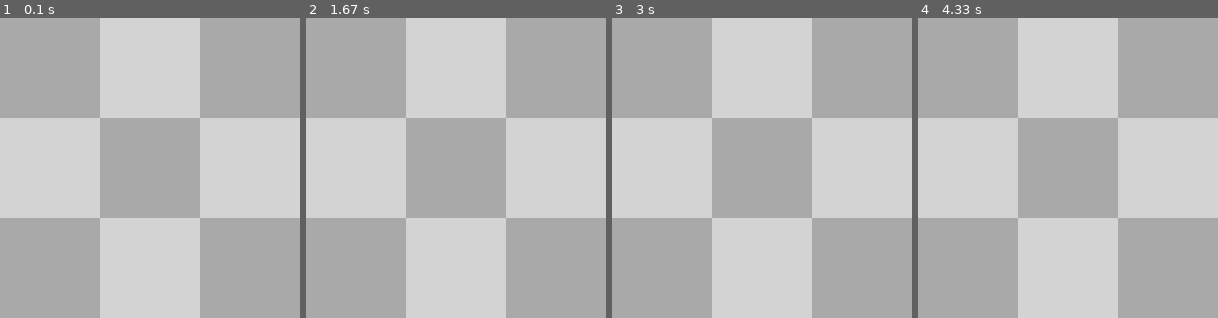
Above: before the commit, frames 1-4 (left to right).
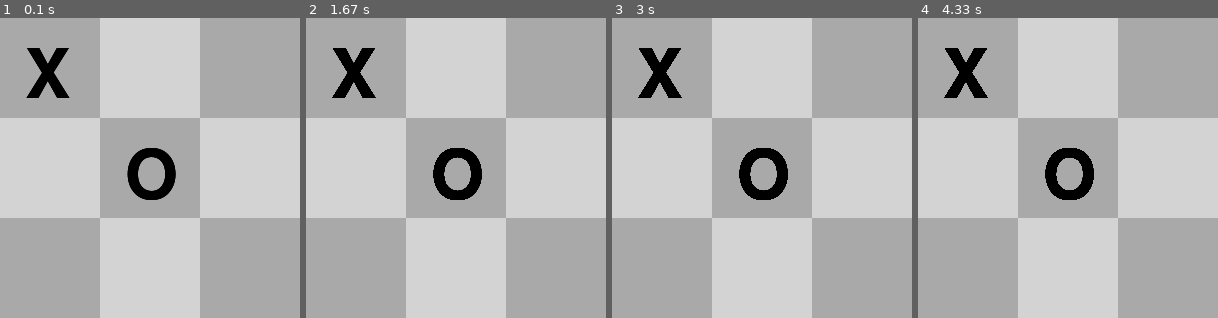
Above: after the commit, the same moments.

Repository: Random-Gibberish/tictactoe
Game: pygame game, started from tictactoe.py
The game is run twice, just before and just after one commit, with the same random seed, the same clock (stepped at 60 frames per second) and the same inputs.
Inputs:
- Up to frame 1 (0.1 s): no input
- Up to frame 2 (1.67 s): no input
- Up to frame 3 (3 s): no input
- Up to frame 4 (4.33 s): no input

The runs differ from the first frame. In frame 1, 2.8% of the frame differs, in the area x 8-59%, y 10-61%; in frame 2, 2.8%; in frame 3, 2.8%; in frame 4, 2.8%.

Commit message:
Board colours and text

Diff:
--- a/tictactoe.py
+++ b/tictactoe.py
@@ -5,12 +5,47 @@
 from sys import exit
 
 
-def draw_board(board):
+def draw_board():
     """
         Input: list of ints
         Output:
         Renders a window and siplays the board.
     """
+
+    pygame.init()
+    HEIGHT = 300
+    WIDTH = 300
+
+    screen = pygame.display.set_mode((HEIGHT, WIDTH))
+    screen.fill('Dark grey')
+
+    pygame.display.set_caption('Tictactoe')
+    clock = pygame.time.Clock()
+    game_font = pygame.font.Font(None, 100)
+
+    board = pygame.Surface((HEIGHT/3, WIDTH/3))
+    board.fill('Light grey')
+
+    player_text = game_font.render('X', True, 'Black')
+    bot_text = game_font.render('O', True, 'Black')
+
+    while True:
+        for event in pygame.event.get():
+            if event.type == pygame.QUIT:
+                pygame.quit()
+                exit()
+
+        screen.blit(board, (0, HEIGHT/3))
+        screen.blit(board, (HEIGHT/3, 0))
+        screen.blit(board, (HEIGHT/3, 2*HEIGHT/3))
+        screen.blit(board, (2*HEIGHT/3, HEIGHT/3))
+
+        screen.blit(player_text, (HEIGHT/6 - 25, HEIGHT/6 - 25))
+        screen.blit(bot_text, (2*HEIGHT/3 - 75, 2*HEIGHT/3 - 75))
+
+        # Draw and update elements
+        pygame.display.update()
+        clock.tick(24)
 
     return 0
 
@@ -72,32 +107,7 @@
         Initialises and determines the flow the game
     """
 
-    pygame.init()
-    HEIGHT = 300
-    WIDTH = 300
-
-    screen = pygame.display.set_mode((HEIGHT, WIDTH))
-    screen.fill('Dark grey')
-
-    pygame.display.set_caption('Tictactoe')
-    clock = pygame.time.Clock()
-
-    test_surface = pygame.Surface((HEIGHT/3, WIDTH/3))
-    test_surface.fill('Light grey')
-
-    while True:
-        for event in pygame.event.get():
-            if event.type == pygame.QUIT:
-                pygame.quit()
-                exit()
-
-        screen.blit(test_surface, (0, HEIGHT/3))
-        screen.blit(test_surface, (HEIGHT/3, 0))
-        screen.blit(test_surface, (HEIGHT/3, 2*HEIGHT/3))
-        screen.blit(test_surface, (2*HEIGHT/3, HEIGHT/3))
-        # Draw and update elements
-        pygame.display.update()
-        clock.tick(24)
+    draw_board()
 
     return 0
 
